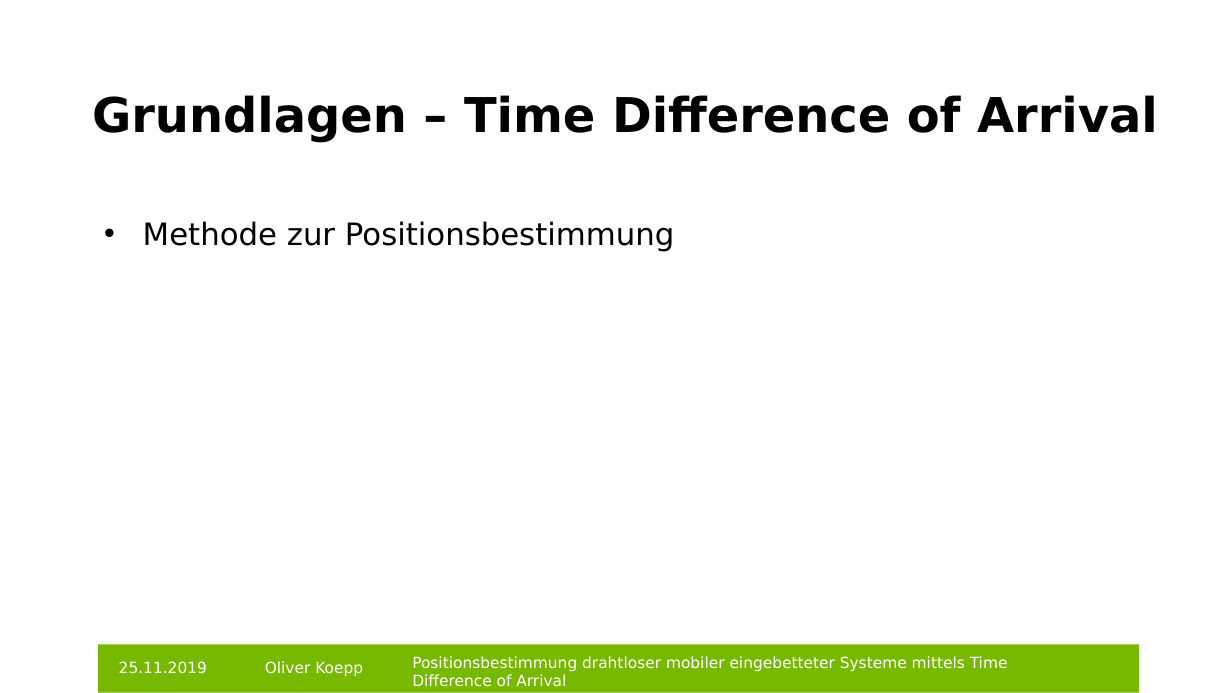
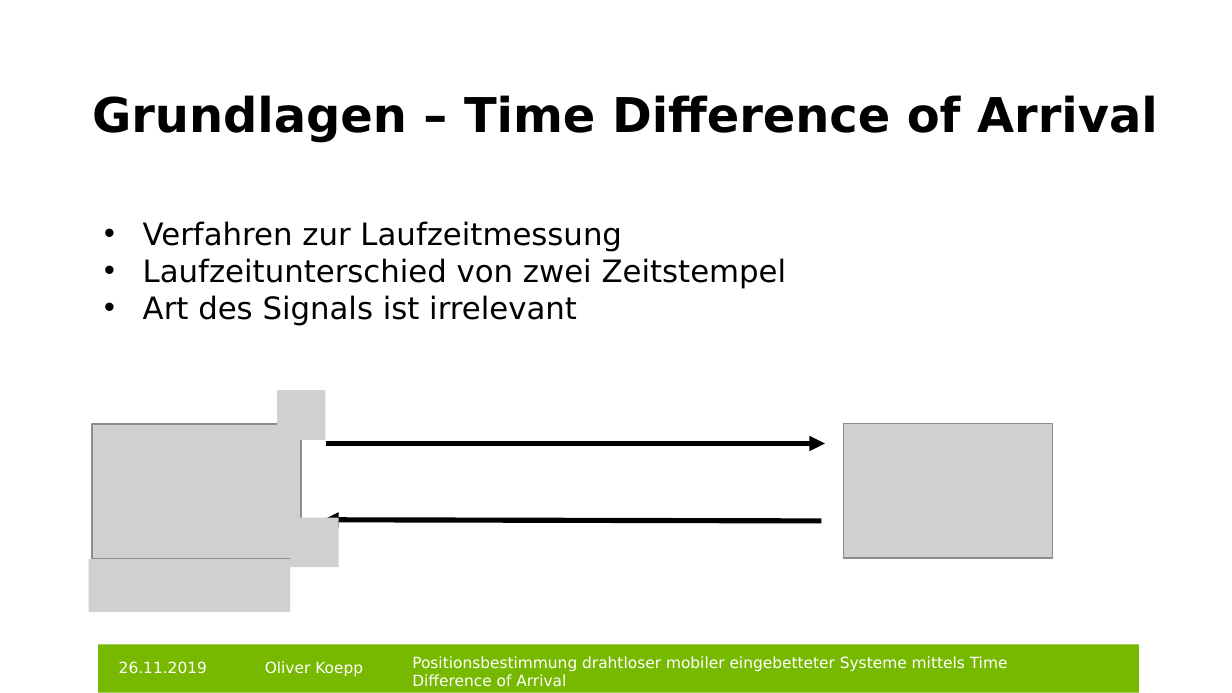
Before and after one commit to git-oliver/Bachelor-thesis, a slide deck: slide 9 of thesis/vortrag/bachelorarbeit_vortrag.pptx. Drawn at 1232x693 pixels with LibreOffice and Linux fonts; fonts in the diff are those of the drawing; grey boxes stand for pictures; background and template pictures are left out. Boxes give left, top, right and bottom in pixels: in the first picture for what was removed or moved away, otherwise in the second. Text is boxed around its words. In the diff, an @@ line names an element or a change of style, - is before the commit and + after.

```diff
--- a/thesis/vortrag/bachelorarbeit_vortrag.pptx
+++ b/thesis/vortrag/bachelorarbeit_vortrag.pptx
@@ text at <box>143,221,787,326</box>: text changed @@
-• Methode zur Positionsbestimmung
+• Verfahren zur Laufzeitmessung
+• Laufzeitunterschied von zwei Zeitstempel
+• Art des Signals ist irrelevant
@@ picture added at <box>277,391,325,440</box> @@
@@ picture added at <box>92,424,302,558</box> @@
@@ arrow added from (325, 444) to (825, 444), #000000 3 pt @@
@@ picture added at <box>844,424,1053,558</box> @@
@@ picture added at <box>291,517,339,567</box> @@
@@ arrow added from (822, 521) to (323, 520), #000000 3 pt @@
@@ picture added at <box>89,559,291,612</box> @@
@@ text at <box>119,661,207,674</box>: text changed @@
-25.11.2019
+26.11.2019
```
Also in this commit, not shown: 14 other slides changed, 2 slides added, 2 slides removed.
